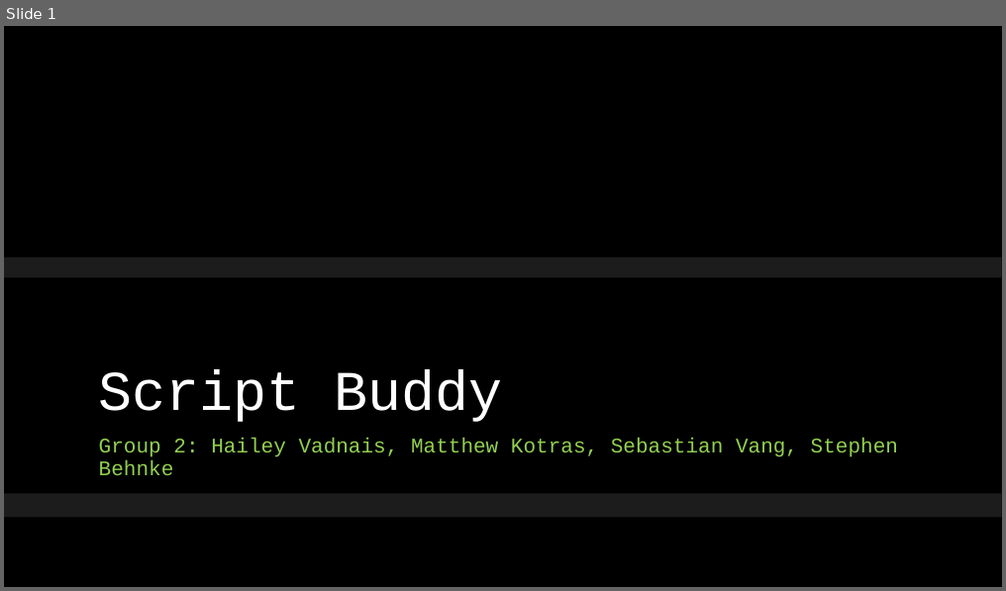
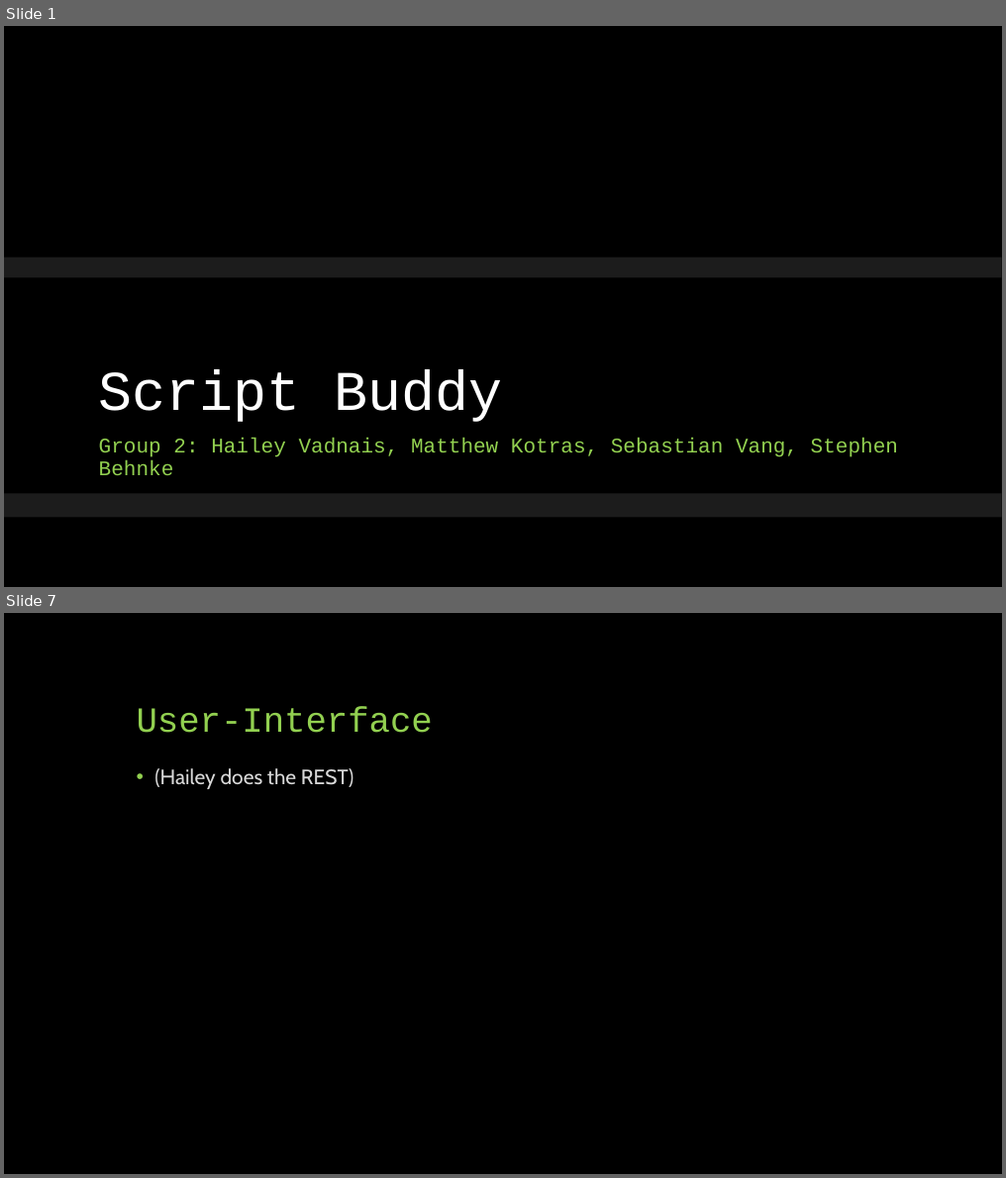
Before and after one commit to CS341-Group-2/sprint-1-presentation, a slide deck: Group 2 Introductory Presentation.pptx. Shown one above the other, each under a label of ours: slide 1 before the commit, slides 1 and 7 after it; the slides between them are not shown. The pictures are 1006x591 and 1006x1178 pixels, drawn with LibreOffice and Linux fonts; fonts in the diff are those of the drawing; background and template pictures are left out. Boxes give left, top, right and bottom in pixels: in the first picture for what was removed or moved away, otherwise in the second. Text is boxed around its words. In the diff, an @@ line names an element or a change of style, - is before the commit and + after.

```diff
--- a/Group 2 Introductory Presentation.pptx
+++ b/Group 2 Introductory Presentation.pptx
@@ slide 7 added at <box>4,613,1002,1174</box>, background #000000 @@
@@ title added at <box>137,707,433,733</box>, 34 pt, text #92D050 @@
+User-Interface
@@ text added at <box>154,768,353,789</box>, 20 pt, text #D9D9D9 @@
+• (Hailey does the REST)
```
Also in this commit, not shown: 5 other slides added, 1 slide removed.
